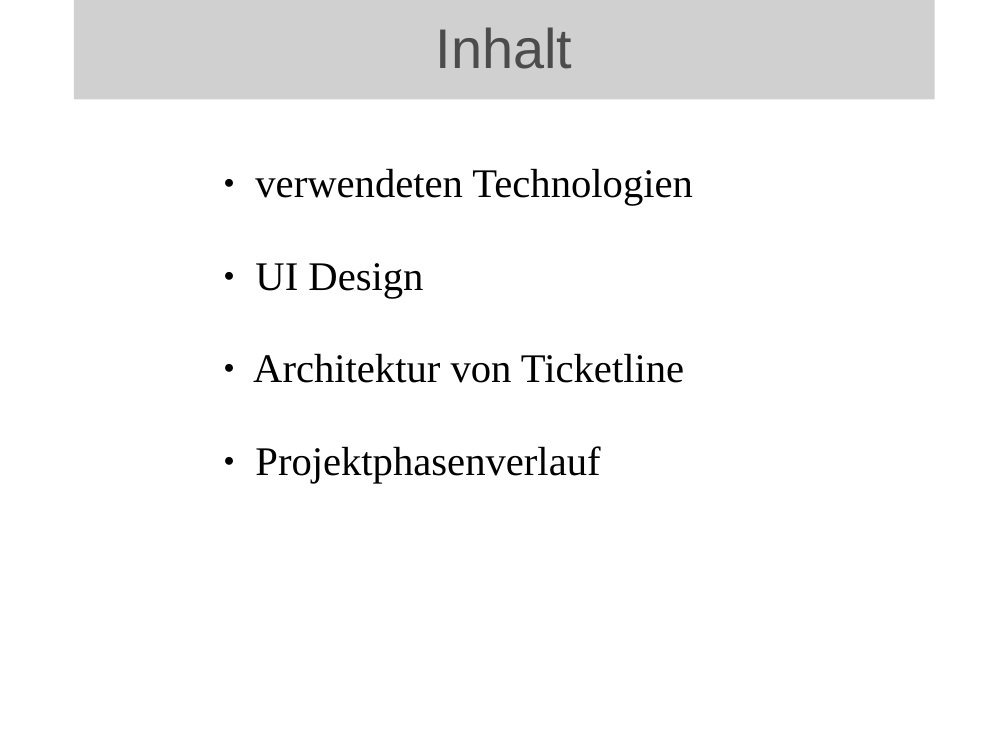
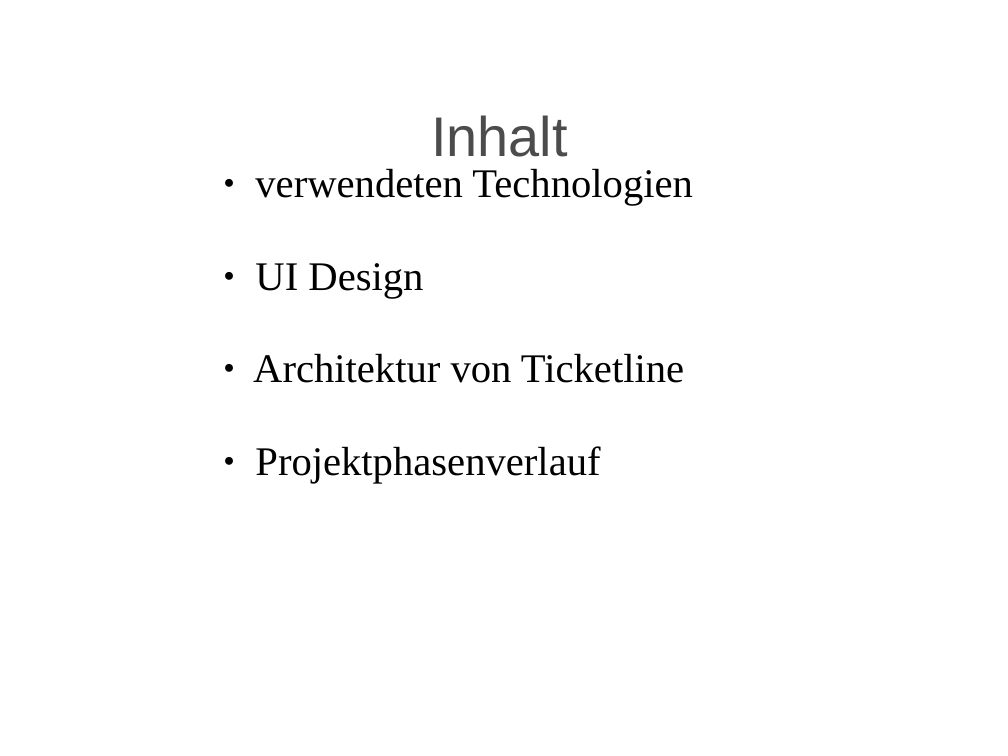
Before and after one commit to BackupTheBerlios/ticketline4032-svn, a slide deck: slide 2 of trunk/Dokumente/Allgemein/Projektmanagement/Statusbericht/mr2_folien.ppt. Drawn at 1008x756 pixels with LibreOffice and Linux fonts; fonts in the diff are those of the drawing; grey boxes stand for pictures; background and template pictures are left out. Boxes give left, top, right and bottom in pixels: in the first picture for what was removed or moved away, otherwise in the second. Text is boxed around its words. In the diff, an @@ line names an element or a change of style, - is before the commit and + after.

```diff
--- a/trunk/Dokumente/Allgemein/Projektmanagement/Statusbericht/mr2_folien.ppt
+++ b/trunk/Dokumente/Allgemein/Projektmanagement/Statusbericht/mr2_folien.ppt
@@ picture removed at [74,0,935,100] @@
-Inhalt
@@ title added at [431,115,568,157], 44 pt, text #4C4C4C @@
+Inhalt
```
Also in this commit, not shown: 11 other slides changed.
